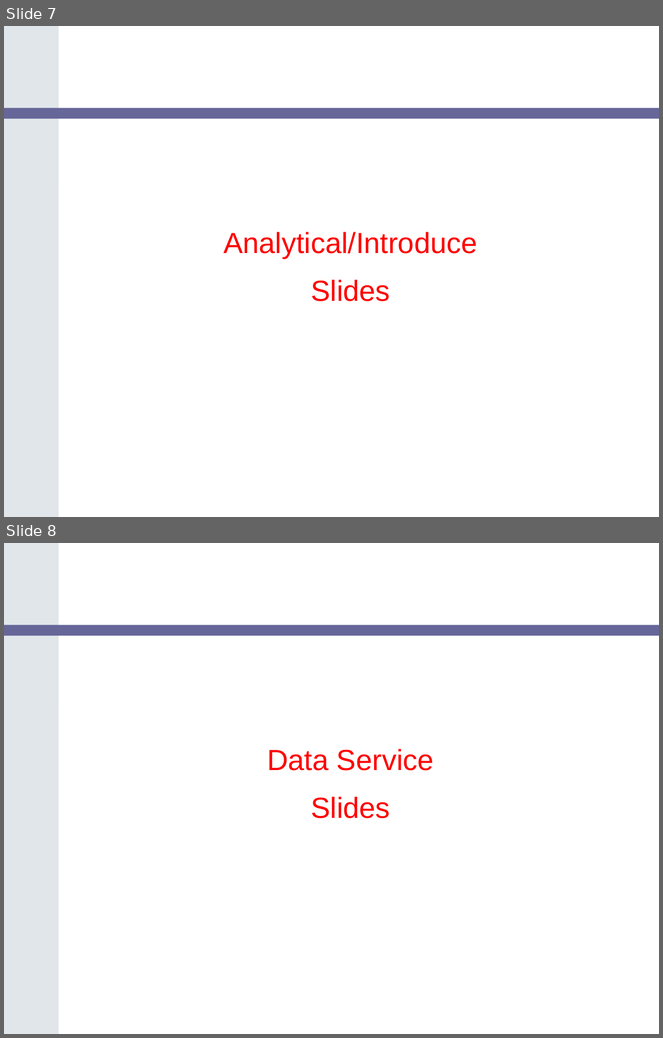
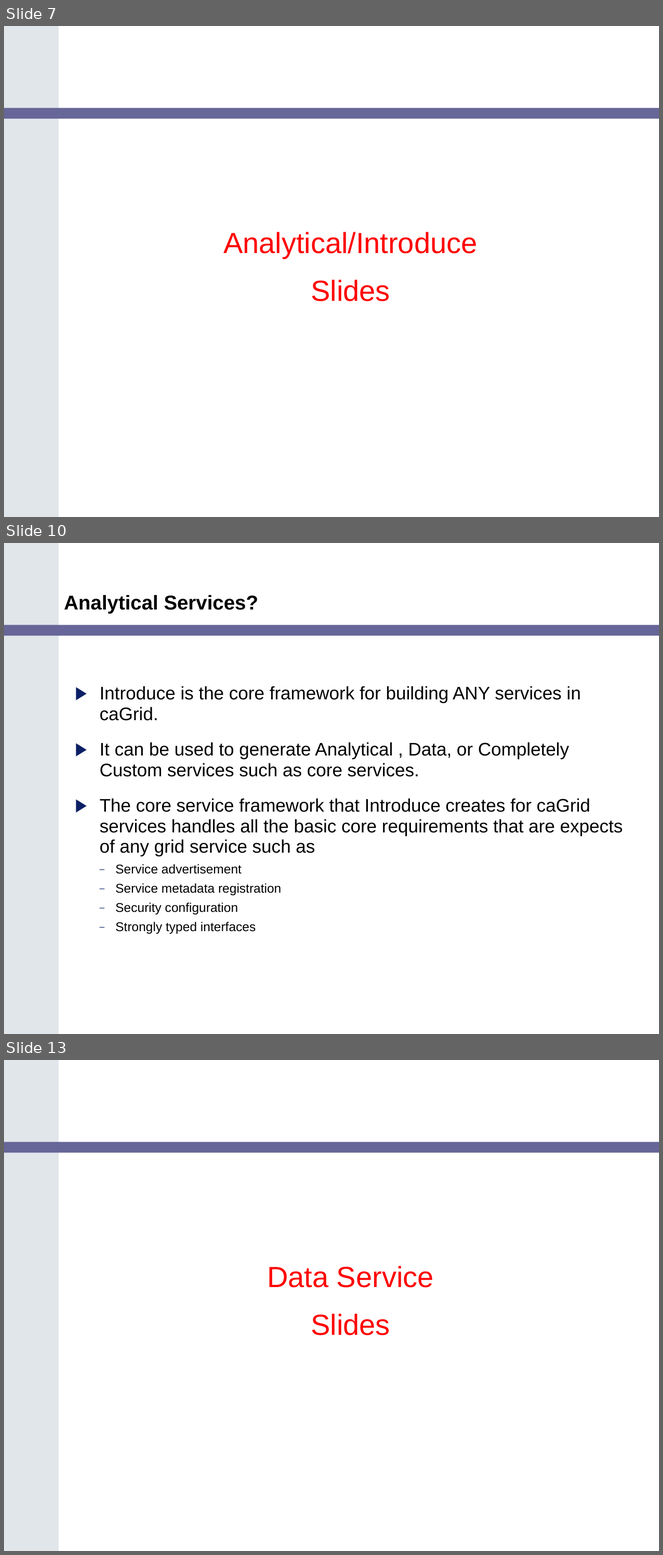
Before and after one commit to NCIP/cagrid-portal, a slide deck: cagrid-1-0/Documentation/presentations/200602_VCDE_ARCH/caGrid_Update_Arch_VCDE_Feb1.ppt. Shown one above the other, each under a label of ours: slides 7 and 8 before the commit, slides 7, 10 and 13 after it; the slides between them are not shown. The pictures are 663x1038 and 663x1555 pixels, drawn with LibreOffice and Linux fonts; fonts in the diff are those of the drawing; background and template pictures are left out. Boxes give left, top, right and bottom in pixels: in the first picture for what was removed or moved away, otherwise in the second. Text is boxed around its words. In the diff, an @@ line names an element or a change of style, - is before the commit and + after.

```diff
--- a/cagrid-1-0/Documentation/presentations/200602_VCDE_ARCH/caGrid_Update_Arch_VCDE_Feb1.ppt
+++ b/cagrid-1-0/Documentation/presentations/200602_VCDE_ARCH/caGrid_Update_Arch_VCDE_Feb1.ppt
@@ slide 10 added at <box>4,543,659,1034</box>, background #FFFFFF; not listed: 2 template elements that a slide beside it also shows @@
@@ title added at <box>64,595,258,613</box>, 22 pt, text #000000, bold @@
+Analytical Services?
@@ text added at <box>100,686,623,934</box>, 20 pt, text #000000 @@
+▶ Introduce is the core framework for building ANY services in caGrid.
+▶ It can be used to generate Analytical , Data, or Completely Custom services such as core services.
+▶ The core service framework that Introduce creates for caGrid services handles all the basic core requirements that are expects of any grid service such as
+  – Service advertisement
+  – Service metadata registration
+  – Security configuration
+  – Strongly typed interfaces
@@ what was slide 8 is now slide 13 @@
```
Also in this commit, not shown: 4 other slides added, 2 other files.
